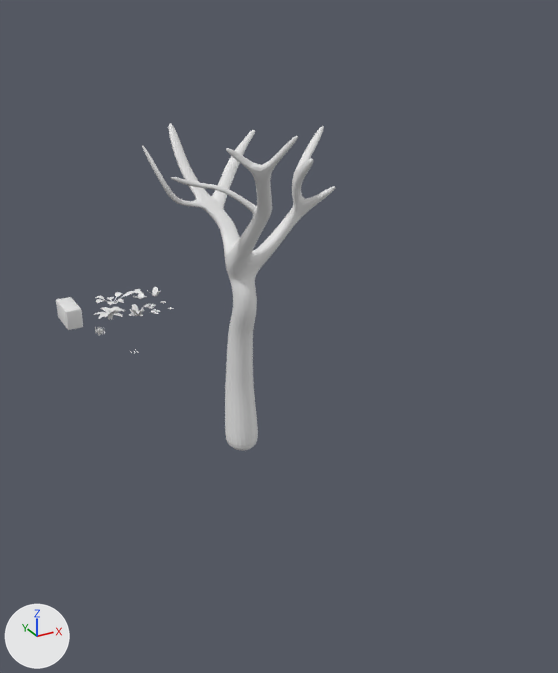
Two versions of the Blender file .blend/nature.blend, one commit apart.
Both versions are drawn from a camera (50 mm lens) standing at (-9.7, -26.7, 12.7) and looking at (0.8, -7.6, 3.2). Lighting does not change. The marker at lower left points along +X, +Y and +Z.
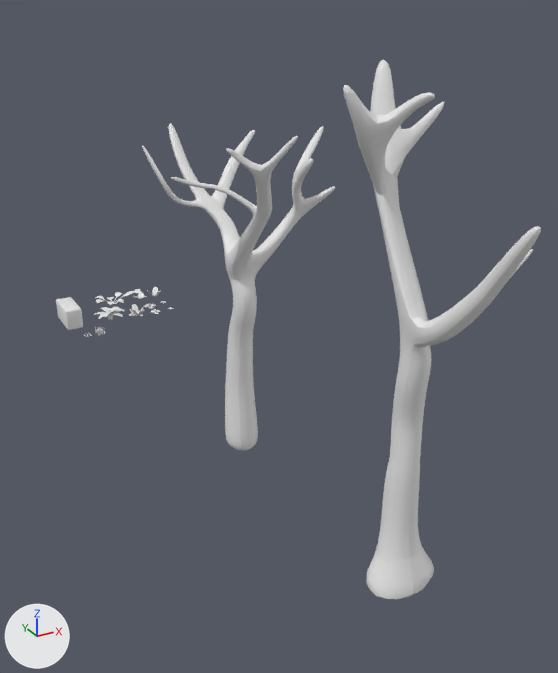
Changed parts and their boxes [x1, y1, x2, y2] in the pictures (558 x 673 px):
'Cube.002', added: after [343, 59, 541, 599]

What changed in the scene script:
```text
Add me_cube:
    me_cube.from_pydata(...)  # 154 vertices, 152 faces; spans x -1.68..1.79, y -2.34..2.01, z -2.96..8.31
    me_cube.polygons.foreach_set('use_smooth', [True] * 152)
Add ob_cube_002:
    ob_cube_002 = bpy.data.objects.new('Cube.002', me_cube)
    ob_cube_002.location = (0.0, -15.03, 2.9)
    ob_cube_002.rotation_euler = (0.0, 0.0, -0.593)  # degrees (0, 0, -34)
    ob_cube_002.scale = (1.08, 1.08, 1.08)
    _m = ob_cube_002.modifiers.new('Subdivision', 'SUBSURF')
```
